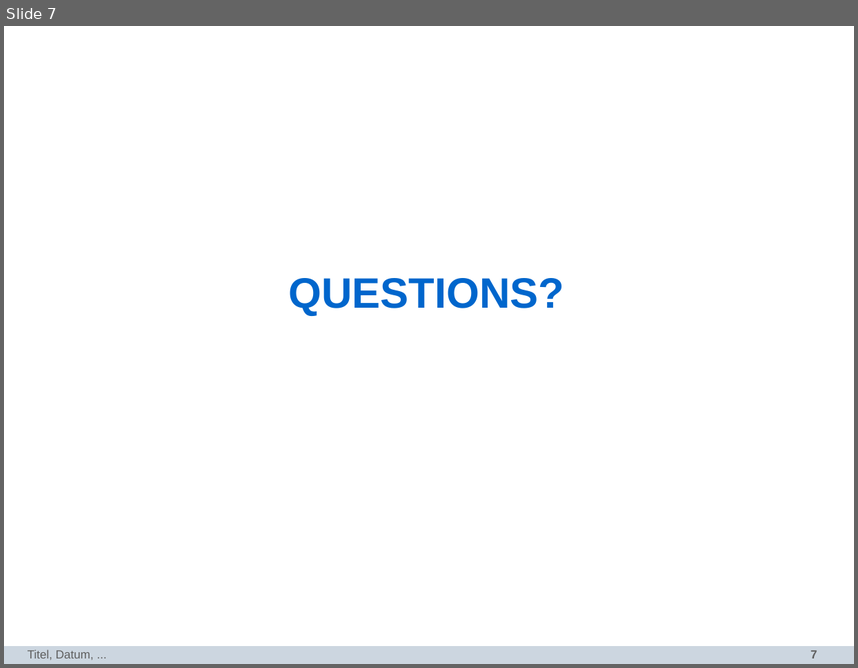
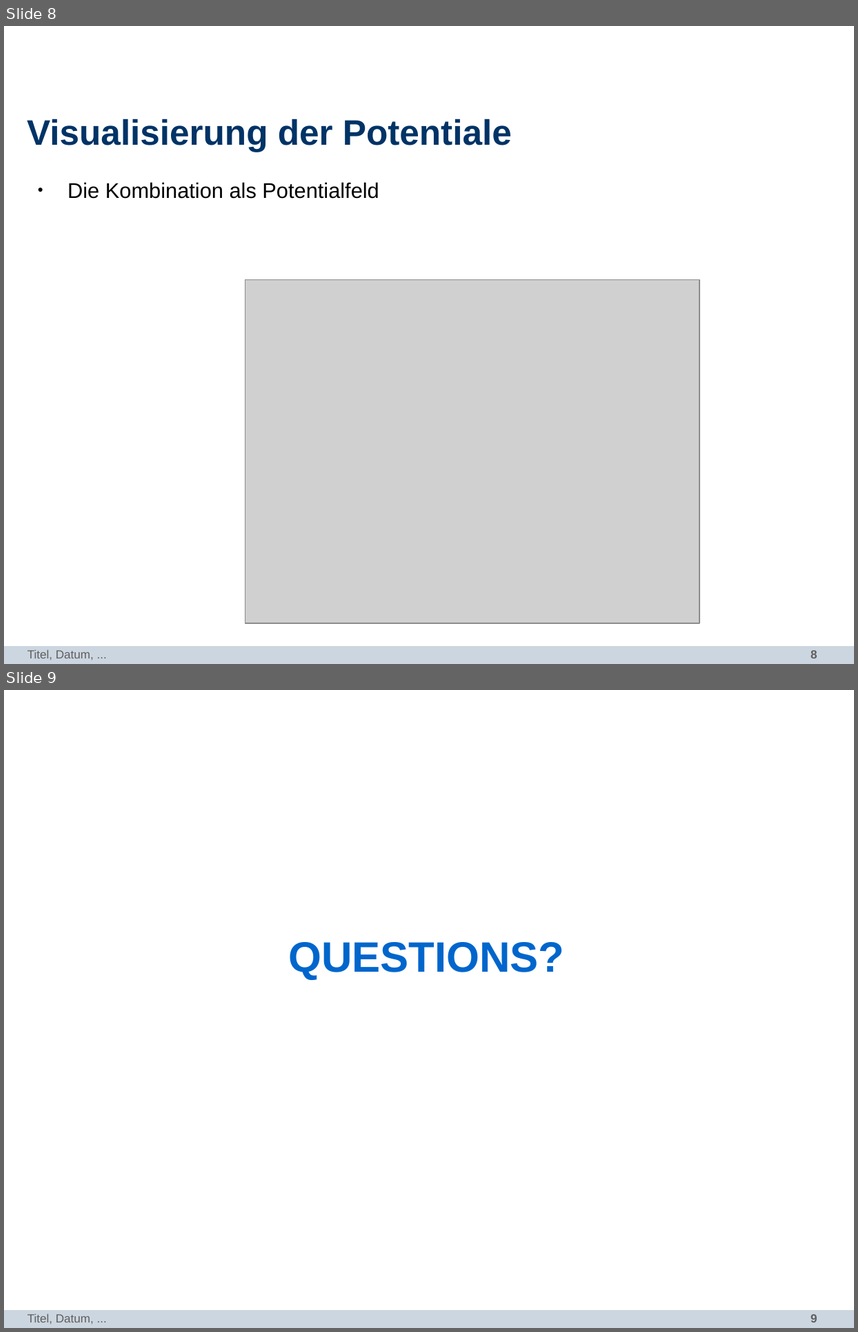
Before and after one commit to mthiop/mthiop.github.io, a slide deck: pres/PP_DataViz.odp. Shown one above the other, each under a label of ours: slide 7 before the commit, slides 8 and 9 after it. The pictures are 858x668 and 858x1332 pixels, drawn with LibreOffice and Linux fonts; fonts in the diff are those of the drawing; grey boxes stand for pictures; background and template pictures are left out. Boxes give left, top, right and bottom in pixels: in the first picture for what was removed or moved away, otherwise in the second. Text is boxed around its words. In the diff, an @@ line names an element or a change of style, - is before the commit and + after.

Commit message:
Präsentation Visualisierung 3D

```diff
--- a/pres/PP_DataViz.odp
+++ b/pres/PP_DataViz.odp
@@ slide 8 added at <box>4,26,854,664</box>, background #FFFFFF; not listed: 2 template elements that a slide beside it also shows @@
@@ title added at <box>27,118,512,152</box>, 30 pt, text #003366, bold @@
+Visualisierung der Potentiale
@@ text added at <box>67,182,379,198</box>, 18 pt, text #000000 @@
+● Die Kombination als Potentialfeld
@@ picture added at <box>245,279,700,623</box> @@
@@ text added at <box>27,649,94,659</box>, 10 pt, text #5F5F5F @@
+Titel, Datum, ...
@@ what was slide 7 is now slide 9 @@
@@ page number at <box>811,1314,818,1322</box>: text changed @@
-7
+9
```
Also in this commit, not shown: 2 other slides added, 1 slide removed, 3 other files.
